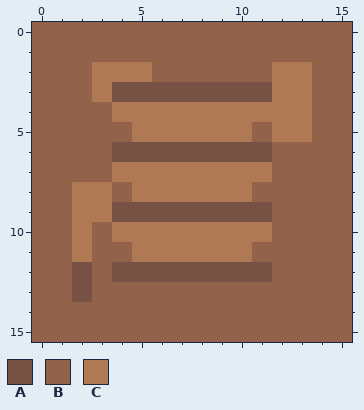
Two versions of one pixel-art file, src/main/art/machines/block/ctm/coilside_copper/center.aseprite. The picture above was drawn from the file before the commit.
16x16 pixels, 1 frame.
Visible layers, top first: "Hardware and tone variation", "Seams and recesses", "Material".
Palette (. is transparent): A #765144  B #92624b  C #ae7953
Pixels before, first column x 0:
 0 BBBBBBBBBBBBBBBB
 1 BBBBBBBBBBBBBBBB
 2 BBBCCCBBBBBBCCBB
 3 BBBCAAAAAAAACCBB
 4 BBBBCCCCCCCCCCBB
 5 BBBBBCCCCCCBCCBB
 6 BBBBAAAAAAAABBBB
 7 BBBBCCCCCCCCBBBB
 8 BBCCBCCCCCCBBBBB
 9 BBCCAAAAAAAABBBB
10 BBCBCCCCCCCCBBBB
11 BBCBBCCCCCCBBBBB
12 BBABAAAAAAAABBBB
13 BBABBBBBBBBBBBBB
14 BBBBBBBBBBBBBBBB
15 BBBBBBBBBBBBBBBB
Once edited:
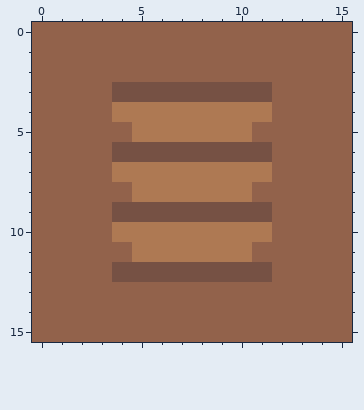
From old to new:
Changed rows in their new state; - is an unchanged pixel.
Layer "Hardware and tone variation":
first column x 2:
 2 -BBB------BB
 3 -B--------BB
 4 ----------BB
 5 ----------BB
 8 BB----------
 9 BB----------
10 B-----------
11 B-----------
12 B-----------
13 B-----------
